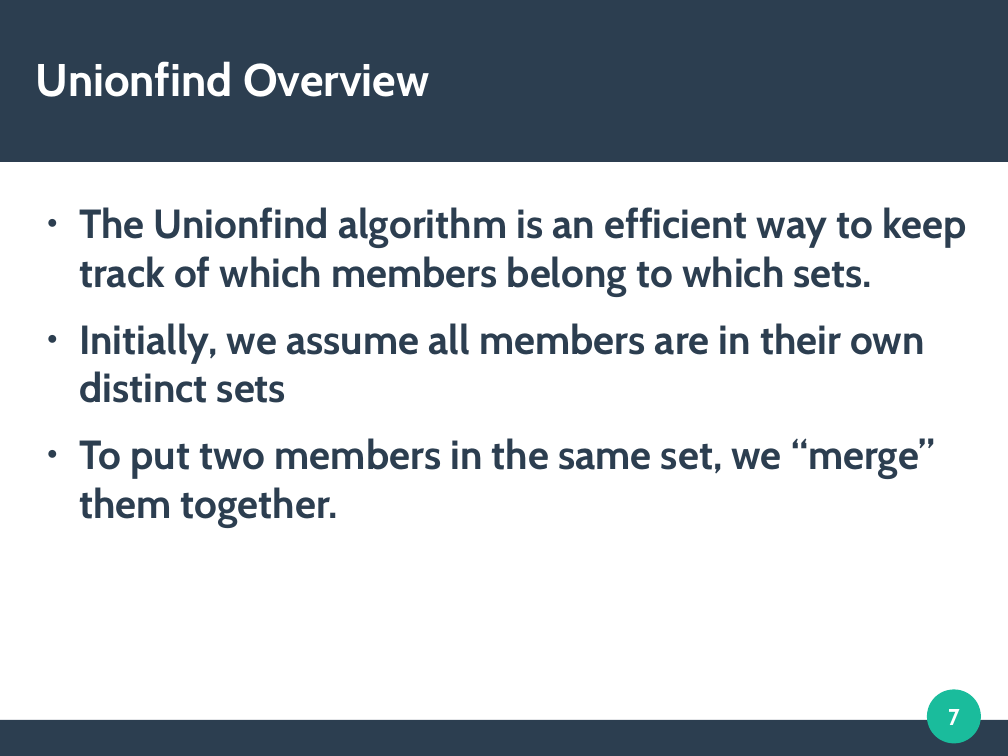
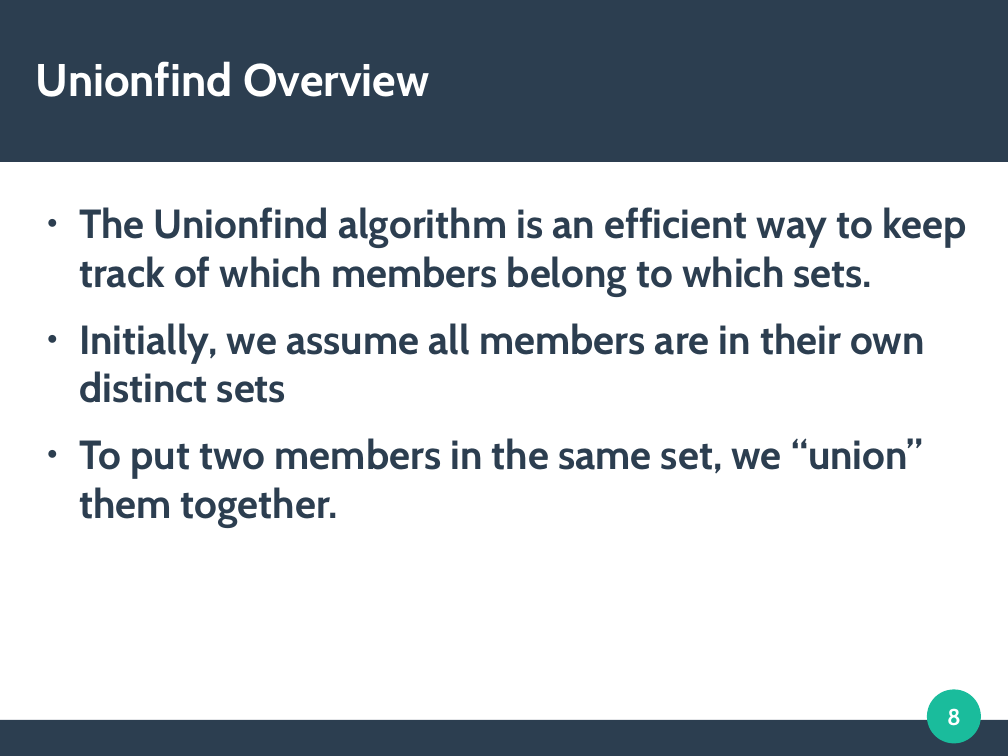
Before and after one commit to cycraig/ConnectedComponentsLabelling, a slide deck: slide 8 of presentation/Presentation.odp (slide 7 before the commit). Drawn at 1008x756 pixels with LibreOffice and Linux fonts; fonts in the diff are those of the drawing. Boxes give left, top, right and bottom in pixels: in the first picture for what was removed or moved away, otherwise in the second. Text is boxed around its words. In the diff, an @@ line names an element or a change of style, - is before the commit and + after.

```diff
--- a/presentation/Presentation.odp
+++ b/presentation/Presentation.odp
@@ text at (x1=79, y1=438, x2=923, y2=527): text changed @@
-● To put two members in the same set, we “merge” them together.
+● To put two members in the same set, we “union” them together.
@@ page number at (x1=947, y1=708, x2=961, y2=726): text changed @@
-7
+8
```
Also in this commit, not shown: 6 other slides changed, 8 slides added.
